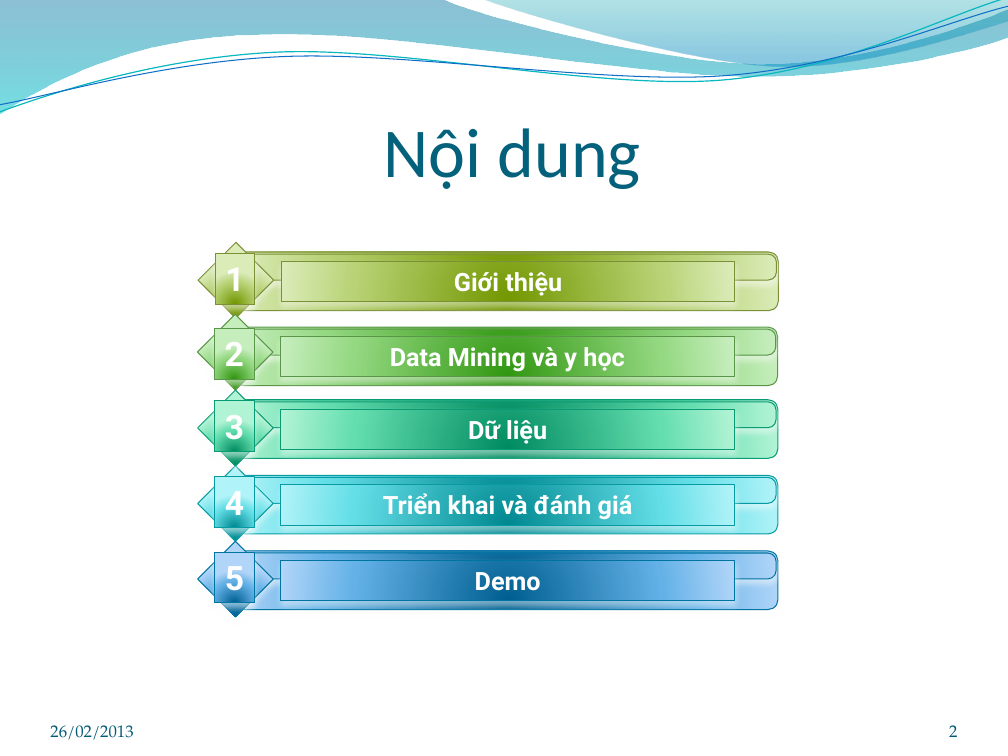
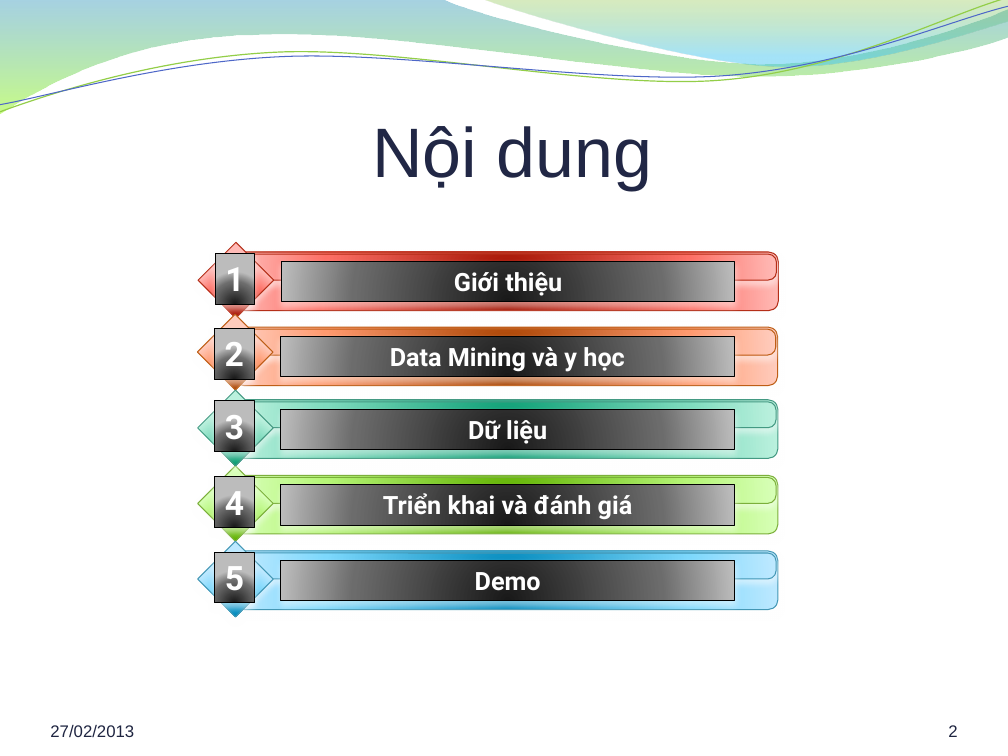
Before and after one commit to hung94it/benhvien, a slide deck: slide 2 of Diabetes/Documents/Report/Bao cao khoa luan.pptx. Drawn at 1008x756 pixels with LibreOffice and Linux fonts; fonts in the diff are those of the drawing; background and template pictures are left out. Boxes give left, top, right and bottom in pixels: in the first picture for what was removed or moved away, otherwise in the second. Text is boxed around its words. In the diff, an @@ line names an element or a change of style, - is before the commit and + after.

```diff
--- a/Diabetes/Documents/Report/Bao cao khoa luan.pptx
+++ b/Diabetes/Documents/Report/Bao cao khoa luan.pptx
@@ freeform shape at <box>0,0,1008,114</box>: fill gradient #0074A1 to #00C6CF to gradient #3B9CBF to #9CFA24 @@
@@ freeform shape at <box>0,0,1008,117</box>: outline #0AB8BF 0.85 pt to #93CE48 0.85 pt @@
@@ freeform shape at <box>0,6,1008,112</box>: outline #0F6FC6 0.75 pt to #4E67C8 0.75 pt @@
@@ freeform shape at <box>483,0,1008,70</box>: fill gradient #00A1A9 to #008BBF to gradient #7EBE2C to #39C1F1 @@
@@ title "Nội dung" at <box>372,126,653,190</box>: font Calibri to Arial, text colour #04617B to #212745 @@
@@ fill gradient #729800 to #B8D275 to #DBECB9 to gradient #A31200 to #FD7066 to #FFBAB7; outline #7B9135 0.75 pt to #B52E18 0.75 pt; shadow changed in 3 elements at <box>235,252,778,310</box>, <box>240,254,777,280</box>, <box>199,242,274,318</box> @@
@@ rectangle "1" at <box>215,253,254,303</box>: fill gradient #729800 to #B8D275 to #DBECB9 to gradient #191919 to #6C6C6C to #BDBDBD; outline #7B9135 0.75 pt to #000000 0.75 pt; shadow changed @@
@@ rectangle "Giới thiệu" at <box>281,261,735,301</box>: fill gradient #729800 to #B8D275 to #DBECB9 to gradient #191919 to #6C6C6C to #BDBDBD; outline #7B9135 0.75 pt to #000000 0.75 pt; shadow changed @@
@@ fill gradient #319811 to #95D882 to #C6EFBD to gradient #A94200 to #FF9B6F to #FFCDBD; outline #5B9747 0.75 pt to #BF5E16 0.75 pt; shadow changed in 3 elements at <box>235,327,778,385</box>, <box>239,330,776,356</box>, <box>198,314,273,390</box> @@
@@ rectangle "2" at <box>215,329,254,379</box>: fill gradient #319811 to #95D882 to #C6EFBD to gradient #191919 to #6C6C6C to #BDBDBD; outline #5B9747 0.75 pt to #000000 0.75 pt; shadow changed @@
@@ rectangle "Data Mining và y học" at <box>280,337,734,377</box>: fill gradient #319811 to #95D882 to #C6EFBD to gradient #191919 to #6C6C6C to #BDBDBD; outline #5B9747 0.75 pt to #000000 0.75 pt; shadow changed @@
@@ fill gradient #008C60 to #65DEB0 to #B2F4D6 to gradient #0B9D74 to #7FDCBF to #BCF1DE; outline #0A9B74 0.75 pt to #449A82 0.75 pt; shadow changed in 3 elements at <box>235,400,778,459</box>, <box>239,402,776,428</box>, <box>198,390,273,466</box> @@
@@ rectangle "3" at <box>215,401,254,452</box>: fill gradient #008C60 to #65DEB0 to #B2F4D6 to gradient #191919 to #6C6C6C to #BDBDBD; outline #0A9B74 0.75 pt to #000000 0.75 pt; shadow changed @@
@@ rectangle "Dữ liệu" at <box>281,409,735,450</box>: fill gradient #008C60 to #65DEB0 to #B2F4D6 to gradient #191919 to #6C6C6C to #BDBDBD; outline #0A9B74 0.75 pt to #000000 0.75 pt; shadow changed @@
@@ fill gradient #008A91 to #64DFE7 to #B1F3F9 to gradient #61B200 to #B7F577 to #D8FFB8; outline #069CA3 0.75 pt to #7CAF3B 0.75 pt; shadow changed in 3 elements at <box>235,476,778,534</box>, <box>239,478,776,504</box>, <box>198,466,273,541</box> @@
@@ rectangle "4" at <box>215,477,254,527</box>: fill gradient #008A91 to #64DFE7 to #B1F3F9 to gradient #191919 to #6C6C6C to #BDBDBD; outline #069CA3 0.75 pt to #000000 0.75 pt; shadow changed @@
@@ rectangle "Triển khai và đánh giá" at <box>281,485,735,525</box>: fill gradient #008A91 to #64DFE7 to #B1F3F9 to gradient #191919 to #6C6C6C to #BDBDBD; outline #069CA3 0.75 pt to #000000 0.75 pt; shadow changed @@
@@ fill gradient #006091 to #64B1E7 to #B1D6F9 to gradient #008ABC to #7DD8FD to #BFE9FF; outline #0074A1 0.75 pt to #4498B5 0.75 pt; shadow changed in 3 elements at <box>235,551,778,610</box>, <box>239,553,776,580</box>, <box>198,541,273,617</box> @@
@@ rectangle "5" at <box>215,552,254,603</box>: fill gradient #006091 to #64B1E7 to #B1D6F9 to gradient #191919 to #6C6C6C to #BDBDBD; outline #0074A1 0.75 pt to #000000 0.75 pt; shadow changed @@
@@ rectangle "Demo" at <box>281,560,735,601</box>: fill gradient #006091 to #64B1E7 to #B1D6F9 to gradient #191919 to #6C6C6C to #BDBDBD; outline #0074A1 0.75 pt to #000000 0.75 pt; shadow changed @@
@@ page number at <box>948,725,957,737</box>: font TeX Gyre Pagella to Arial, text colour #045D75 to #202542 @@
@@ text at <box>50,725,134,737</box>: text changed; font TeX Gyre Pagella to Arial; text colour #045D75 to #202542 @@
-26/02/2013
+27/02/2013
```
Also in this commit, not shown: 28 other slides changed, 1 slide removed, 5 other files.
